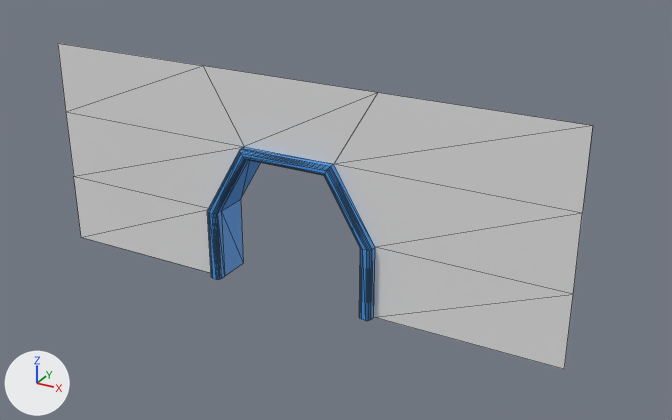
The glTF model models/rooms/wall_with_door.glb: old version first, new version second.
One viewpoint serves both versions: a 50 mm camera at (15.7, -15.1, 16.3) aimed at (1.4, 10.9, 3.3). Lighting does not change. The marker at lower left points along +X, +Y and +Z. The older version comes first. Mesh edges are drawn as thin lines. Objects named as collision shapes, trigger or cutter boxes, shadow casters or lower levels of detail are left out. Vertices at exactly the same position are counted once.

Objects in the first picture: 'Wall_Door'.
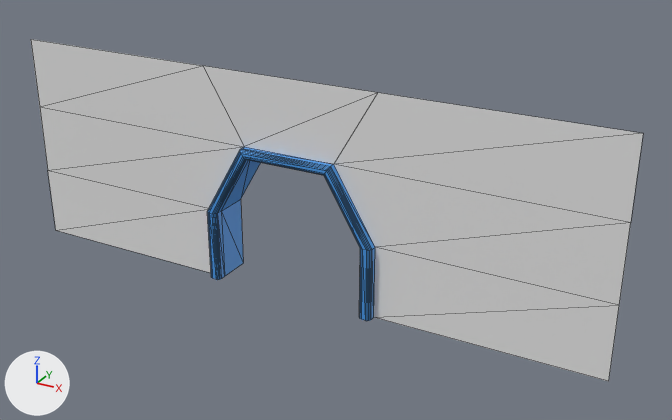
Changed parts and their boxes [x1, y1, x2, y2] in the pictures (672 x 420 px; the box of a moved part takes in the faces that stretch with it):
'Wall_Door', reshaped (14% wider)
    before: [58, 43, 593, 369]
    after: [31, 39, 643, 381]
part 1 of me_plane_001, moved or reshaped
    before: [58, 43, 244, 273]
    after: [31, 39, 244, 273]
part 2 of me_plane_001, moved or reshaped
    before: [334, 93, 593, 369]
    after: [334, 93, 643, 381]

What the commit changed:
me_plane_001 is used by ob_wall_door; location (0.0, 0.0, 0.0).
Before the commit, vertices of me_plane_001: 0 (-10.0, 10.0, 0.0) at pixel (81, 237), 2 (-10.0, 10.0, 8.0) at pixel (57, 43), 4 (-10.0, 10.0, 5.3) at pixel (65, 111), 5 (-10.0, 10.0, 2.7) at pixel (73, 176).
Before the commit, vertices of me_plane_001: 1 (10.0, 10.0, 0.0) at pixel (564, 369), 3 (10.0, 10.0, 8.0) at pixel (592, 125), 8 (10.0, 10.0, 2.7) at pixel (573, 294), 9 (10.0, 10.0, 5.3) at pixel (582, 213).
me_plane_001 had 88 vertices, 134 faces and spanned x -10.0..10.0, y 9.7..11.2, z 0.0..8.0.
me_plane_001 now has 88 vertices, 134 faces and spans x -11.4..11.4, y 9.7..11.2, z 0.0..8.0.
Part 1, on me_plane_001:
Vertices 0, 2, 4, 5 of me_plane_001 move by (-1.4, 0.0, 0.0).
Part 2, on me_plane_001:
Vertices 1, 3, 8, 9 of me_plane_001 move by (1.4, 0.0, 0.0).
